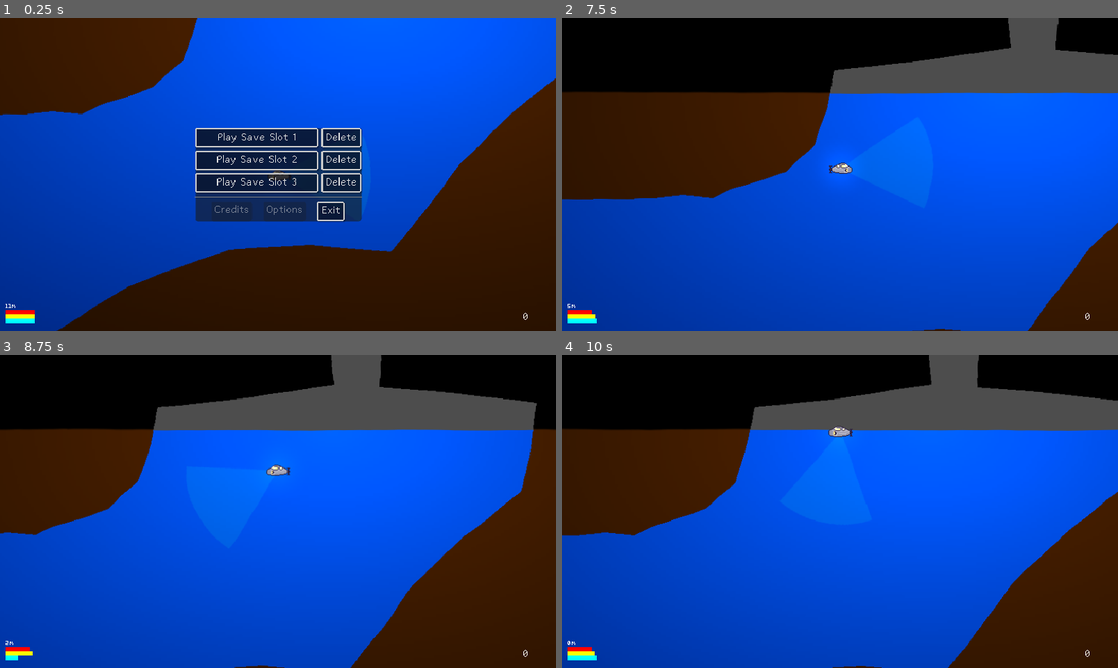
Above: before the commit, frames 1-4 (two rows, left to right).
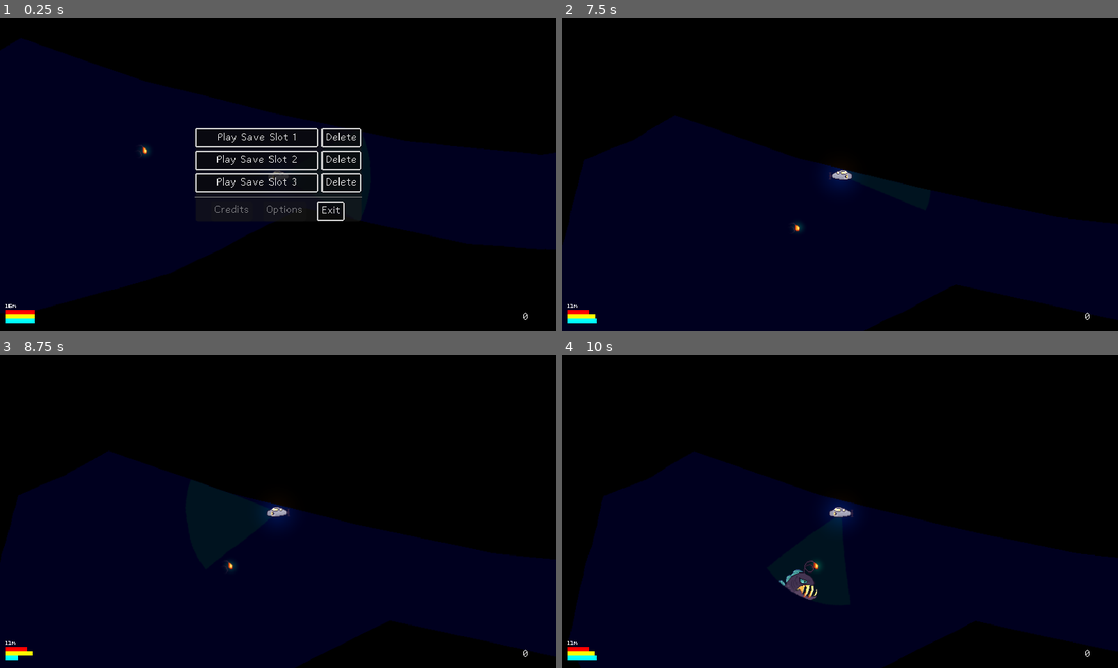
Above: after the commit, the same moments.

Repository: lupuchard/spooky-jam-submarine
Game: Godot game, scene res://Scene/Main.tscn
Two runs of this game, one before a commit and one after it. Both use one fixed random seed, a clock stepped at 60 frames per second and the inputs below.
Inputs (mouse positions are in pixels of both pictures, inside the frame that each line leads up to):
- Up to frame 1 (0.25 s): no input
- Up to frame 2 (7.5 s): move the mouse to (962, 158) at 0.52 s; hold Right (right) 0.53-1.25 s; hold Up (ascend) 0.53-1.25 s; click (962, 158) at 0.67 s; click "Play Save Slot 1" at 1.25 s; move the mouse to (728, 190) at 2.02 s; hold Left (left) 2.03-2.78 s; tap Space (dash) every 1.5 s from 2.1 to 6.6 s; move the mouse to (895, 105) at 2.77 s; hold Up (ascend) 2.78-3.53 s; hold Right (right) 2.78-4.28 s; move the mouse to (812, 237) at 3.52 s; click (812, 237) at 3.67 s; move the mouse to (1006, 221) at 4.27 s; hold Up (ascend) 4.28-5.03 s; hold Left (left) 4.28-6.53 s; move the mouse to (673, 127) at 5.02 s; move the mouse to (867, 174) at 5.77 s; hold Up (ascend) 5.78-6.53 s; click (867, 174) at 5.92 s; move the mouse to (756, 96) at 6.52 s; hold Right (right) from 6.53 s (still down); move the mouse to (962, 158) at 7.27 s; hold Up (ascend) from 7.28 s (still down)
- Up to frame 3 (8.75 s): keep holding Right (right); move the mouse to (166, 527) at 8.02 s; release Up (ascend) at 8.03 s; tap Space (dash) at 8.1 s; click (166, 527) at 8.17 s
- Up to frame 4 (10 s): move the mouse to (895, 442) at 8.77 s; release Right (right) at 8.78 s; hold Up (ascend) 8.78-9.53 s; hold Left (left) from 8.78 s (still down); move the mouse to (812, 574) at 9.52 s; tap Space (dash) at 9.6 s

The runs differ from the first frame. In frame 1, 98% of the frame differs, in the area x 0-100%, y 0-100%; in frame 2, 83%; in frame 3, 85%; in frame 4, 84%.

Commit message:
New angler

Diff:
--- a/Fish/Angler.tscn
+++ b/Fish/Angler.tscn
@@ -1,9 +1,10 @@
-[gd_scene load_steps=9 format=3 uid="uid://ca80h3xj3qa7y"]
+[gd_scene load_steps=21 format=3 uid="uid://ca80h3xj3qa7y"]
 
 [ext_resource type="Texture2D" uid="uid://odrakurbublb" path="res://Assets/Fish/Angler/Body.png" id="1_eaveb"]
 [ext_resource type="Script" uid="uid://cvn0cn84nf1em" path="res://Fish/Fish.gd" id="1_hfkjb"]
 [ext_resource type="Texture2D" uid="uid://cvj8ehbtee65c" path="res://Assets/Fish/Angler/Light.png" id="2_hfkjb"]
 [ext_resource type="Script" uid="uid://wmj24v30fjei" path="res://Fish/FishBehavior/ShyFishBehavior.gd" id="2_o4hq0"]
+[ext_resource type="Material" uid="uid://wmfpwdegbfnq" path="res://Scene/IgnoreLight.tres" id="4_bw4jn"]
 [ext_resource type="AudioStream" uid="uid://dawdc3a4nho8" path="res://Assets/Sound/creature_breathe.mp3" id="5_q21dd"]
 
 [sub_resource type="Resource" id="Resource_q21dd"]
@@ -13,11 +14,92 @@
 retreat_distance = 70.0
 metadata/_custom_type_script = "uid://wmj24v30fjei"
 
-[sub_resource type="CanvasItemMaterial" id="CanvasItemMaterial_dc8bw"]
-light_mode = 1
+[sub_resource type="AtlasTexture" id="AtlasTexture_q21dd"]
+atlas = ExtResource("1_eaveb")
+region = Rect2(0, 0, 64, 64)
+
+[sub_resource type="AtlasTexture" id="AtlasTexture_bw4jn"]
+atlas = ExtResource("1_eaveb")
+region = Rect2(64, 0, 64, 64)
+
+[sub_resource type="AtlasTexture" id="AtlasTexture_ic4k1"]
+atlas = ExtResource("1_eaveb")
+region = Rect2(128, 0, 64, 64)
+
+[sub_resource type="AtlasTexture" id="AtlasTexture_b3bnt"]
+atlas = ExtResource("1_eaveb")
+region = Rect2(192, 0, 64, 64)
+
+[sub_resource type="SpriteFrames" id="SpriteFrames_ydw3h"]
+animations = [{
+"frames": [{
+"duration": 1.0,
+"texture": SubResource("AtlasTexture_q21dd")
+}, {
+"duration": 1.0,
+"texture": SubResource("AtlasTexture_bw4jn")
+}, {
+"duration": 1.0,
+"texture": SubResource("AtlasTexture_ic4k1")
+}, {
+"duration": 1.0,
+"texture": SubResource("AtlasTexture_b3bnt")
+}],
+"loop": true,
+"name": &"default",
+"speed": 5.0
+}]
+
+[sub_resource type="AtlasTexture" id="AtlasTexture_u7xnd"]
+atlas = ExtResource("2_hfkjb")
+region = Rect2(0, 0, 64, 64)
+
+[sub_resource type="AtlasTexture" id="AtlasTexture_tvdhk"]
+atlas = ExtResource("2_hfkjb")
+region = Rect2(64, 0, 64, 64)
+
+[sub_resource type="AtlasTexture" id="AtlasTexture_a1jmn"]
+atlas = ExtResource("2_hfkjb")
+region = Rect2(128, 0, 64, 64)
+
+[sub_resource type="AtlasTexture" id="AtlasTexture_5w8n7"]
+atlas = ExtResource("2_hfkjb")
+region = Rect2(192, 0, 64, 64)
+
+[sub_resource type="SpriteFrames" id="SpriteFrames_hgb1j"]
+animations = [{
+"frames": [{
+"duration": 1.0,
+"texture": SubResource("AtlasTexture_u7xnd")
+}, {
+"duration": 1.0,
+"texture": SubResource("AtlasTexture_tvdhk")
+}, {
+"duration": 1.0,
+"texture": SubResource("AtlasTexture_a1jmn")
+}, {
+"duration": 1.0,
+"texture": SubResource("AtlasTexture_5w8n7")
+}],
+"loop": true,
+"name": &"default",
+"speed": 5.0
+}]
+
+[sub_resource type="Gradient" id="Gradient_bw4jn"]
+interpolation_mode = 2
+colors = PackedColorArray(1, 1, 1, 1, 0, 0, 0, 0)
+
+[sub_resource type="GradientTexture2D" id="GradientTexture2D_ic4k1"]
+gradient = SubResource("Gradient_bw4jn")
+width = 32
+height = 32
+fill = 1
+fill_from = Vector2(0.5, 0.5)
+fill_to = Vector2(0.5, 0)
 
 [sub_resource type="CircleShape2D" id="CircleShape2D_eaveb"]
-radius = 20.024984
+radius = 23.0
 
 [node name="Angler" type="StaticBody2D"]
 collision_layer = 3
@@ -30,14 +112,23 @@
 
 [node name="Body" type="Node2D" parent="."]
 
-[node name="BodySprite" type="Sprite2D" parent="Body" groups=["fish_body"]]
-position = Vector2(-3, -6)
-texture = ExtResource("1_eaveb")
+[node name="BodySprite" type="AnimatedSprite2D" parent="Body" groups=["fish_body"]]
+position = Vector2(7, -8)
+sprite_frames = SubResource("SpriteFrames_ydw3h")
+autoplay = "default"
+speed_scale = 0.5
 
-[node name="LightSprite" type="Sprite2D" parent="Body"]
-material = SubResource("CanvasItemMaterial_dc8bw")
-position = Vector2(-3, -6)
-texture = ExtResource("2_hfkjb")
+[node name="LightSprite" type="AnimatedSprite2D" parent="Body"]
+material = ExtResource("4_bw4jn")
+position = Vector2(7, -8)
+sprite_frames = SubResource("SpriteFrames_hgb1j")
+autoplay = "default"
+speed_scale = 0.5
+
+[node name="PointLight2D" type="PointLight2D" parent="Body"]
+position = Vector2(-21, -30)
+color = Color(1, 0.68235296, 0.16470589, 1)
+texture = SubResource("GradientTexture2D_ic4k1")
 
 [node name="CollisionShape2D" type="CollisionShape2D" parent="."]
 shape = SubResource("CircleShape2D_eaveb")
--- a/Fish/Jelly.tscn
+++ b/Fish/Jelly.tscn
@@ -4,7 +4,7 @@
 [ext_resource type="Texture2D" uid="uid://ea0qrcxyxhc5" path="res://Assets/bnuy2.png" id="2_5ihpb"]
 [ext_resource type="Script" uid="uid://qgwmbt4xadnu" path="res://Fish/FishBehavior/ActiveFishBehavior.gd" id="2_8f2tk"]
 [ext_resource type="Material" uid="uid://wmfpwdegbfnq" path="res://Scene/IgnoreLight.tres" id="3_5ihpb"]
-[ext_resource type="Texture2D" uid="uid://cvj8ehbtee65c" path="res://Assets/Fish/Angler/Light.png" id="3_8f2tk"]
+[ext_resource type="Texture2D" uid="uid://bhevge7ee2jmq" path="res://Assets/Fish/Light.png" id="5_8f2tk"]
 
 [sub_resource type="Resource" id="Resource_kj8bq"]
 script = ExtResource("2_8f2tk")
@@ -35,7 +35,7 @@
 [node name="Light" type="Sprite2D" parent="Body"]
 material = ExtResource("3_5ihpb")
 position = Vector2(24, 6)
-texture = ExtResource("3_8f2tk")
+texture = ExtResource("5_8f2tk")
 
 [node name="CollisionShape2D" type="CollisionShape2D" parent="."]
 shape = SubResource("CircleShape2D_5ihpb")
--- a/Player/Player.gd
+++ b/Player/Player.gd
@@ -25,7 +25,7 @@
 const HORZ_ACCEL = 6.0
 const HORZ_TOP_SPEED = 1.5
 const DASH_SPEED = 3.0
-const BACKWARD_SPEED_FACTOR = 0.75
+const BACKWARD_SPEED_FACTOR = 0.5
 
 const DESC_ACCEL = 4.0
 const DESC_TOP_SPEED = 1.2
--- a/Scene/Main.tscn
+++ b/Scene/Main.tscn
@@ -127,7 +127,7 @@
 
 [node name="Player" type="CharacterBody2D" parent="World"]
 unique_name_in_owner = true
-position = Vector2(101, 228)
+position = Vector2(-3147, 328)
 script = ExtResource("1_rgh2o")
 
 [node name="Sprite" type="AnimatedSprite2D" parent="World/Player"]
Binary file changed: Assets/Fish/Angler/Body.png
Binary file changed: Assets/Fish/Angler/Light.png
Binary file added: Assets/Fish/Light.png
Not shown, added: Assets/Fish/Light.png.import
